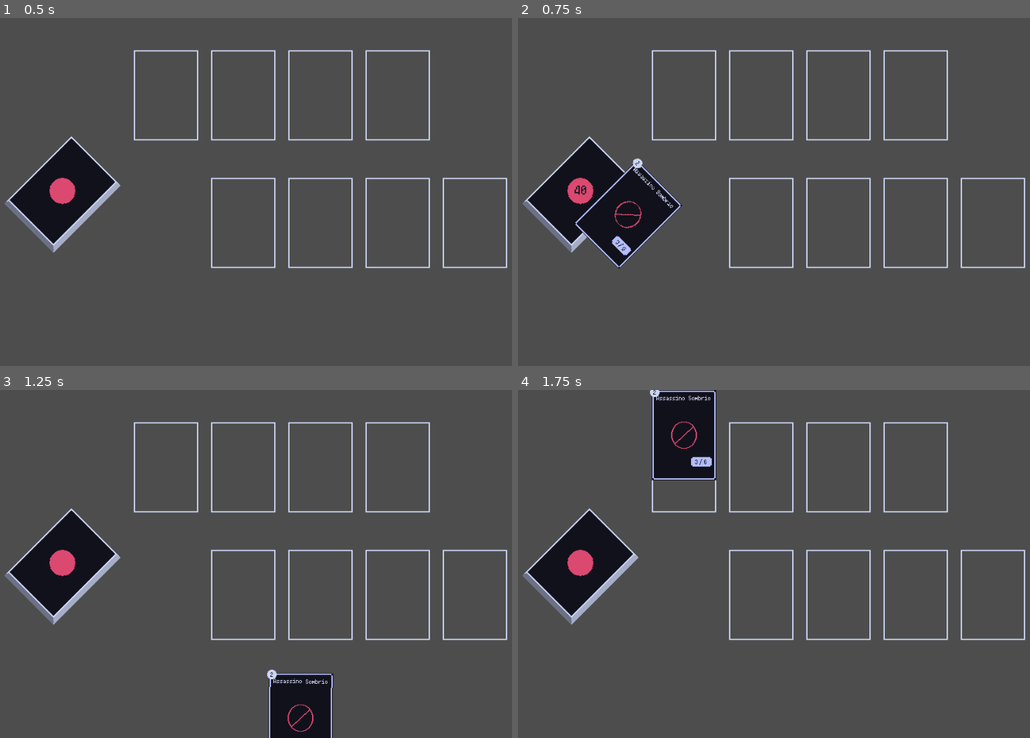
Above: before the commit, frames 1-4 (two rows, left to right).
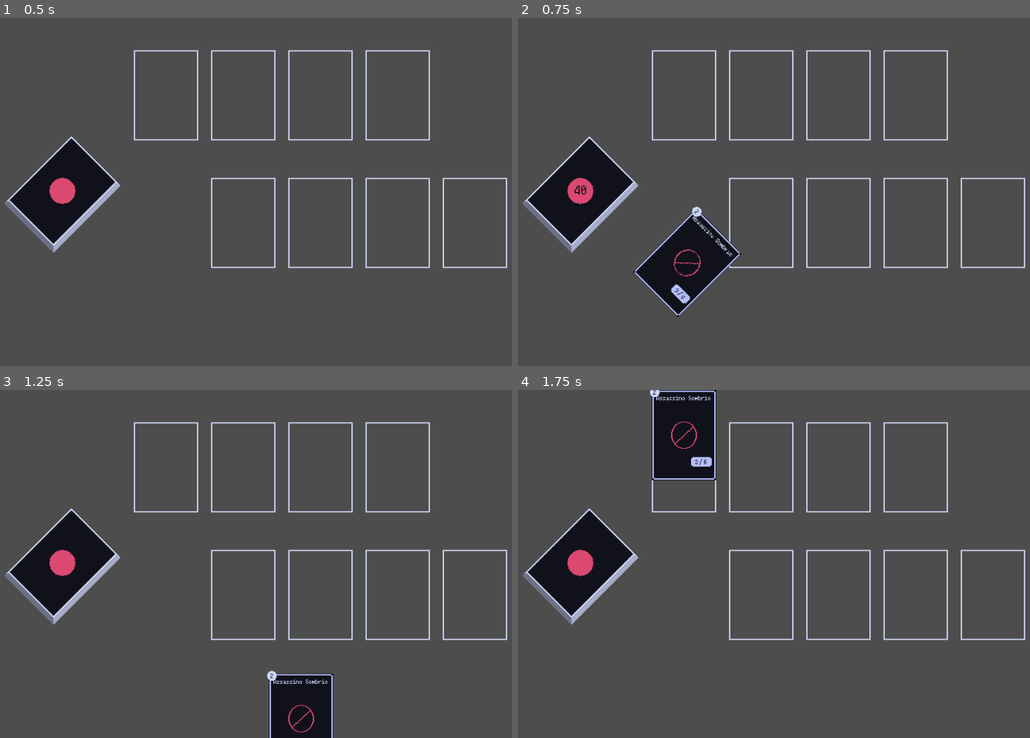
Above: after the commit, the same moments.

Repository: Ilwel/tcg-godot
Game: Godot game, scene res://scenes/DuelGameScreen.tscn
Same seed, same stepped clock (60 frames per second), same inputs: the game is played once before the commit and once after it.
Inputs (mouse positions are in pixels of both pictures, inside the frame that each line leads up to):
- Up to frame 1 (0.5 s): no input
- Up to frame 2 (0.75 s): tap Enter at 0.5 s; drag from (579, 195) to (681, 94) at 0.52 s
- Up to frame 3 (1.25 s): no input
- Up to frame 4 (1.75 s): drag from (820, 717) to (681, 466) at 1.27 s

Frame 1 is identical in both runs. In frame 2, 6.0% of the frame differs, in the area x 11-44%, y 40-86%; in frame 3, 0.4%; in frame 4, nothing differs.

Commit message:
fix: hitbox problems fix

Diff:
--- a/scenes/Card.tscn
+++ b/scenes/Card.tscn
@@ -92,6 +92,7 @@
 
 [node name="CardCollision" type="CollisionShape2D" parent="CardArea"]
 shape = SubResource("RectangleShape2D_qf083")
+debug_color = Color(0.67087185, 0.5020447, 0.24203756, 0.41960785)
 
 [connection signal="mouse_entered" from="CardArea" to="." method="_on_card_area_mouse_entered"]
 [connection signal="mouse_exited" from="CardArea" to="." method="_on_card_area_mouse_exited"]
--- a/scenes/CardSlot.tscn
+++ b/scenes/CardSlot.tscn
@@ -27,3 +27,4 @@
 [node name="CollisionShape2D" type="CollisionShape2D" parent="Area2D"]
 position = Vector2(50, 70)
 shape = SubResource("RectangleShape2D_us08b")
+debug_color = Color(0.8537045, 0, 0.12190508, 0.41960785)
--- a/scenes/PlayerDeck.tscn
+++ b/scenes/PlayerDeck.tscn
@@ -39,6 +39,7 @@
 
 [node name="CollisionShape2D" type="CollisionShape2D" parent="Area2D"]
 shape = SubResource("RectangleShape2D_w7a2g")
+debug_color = Color(0.7700952, 0.38491365, 0.590925, 0.41960785)
 
 [connection signal="mouse_entered" from="Area2D" to="." method="_on_area_2d_mouse_entered"]
 [connection signal="mouse_exited" from="Area2D" to="." method="_on_area_2d_mouse_exited"]
--- a/scripts/CardManager.gd
+++ b/scripts/CardManager.gd
@@ -79,10 +79,11 @@
 	if is_instance_of(player_hand_reference, HandFlat):
 		if card_slot_found and !card_slot_found.card_in_slot:
 			player_hand_reference.remove_card(card)
+			card.get_node("CardArea/CardCollision").disabled = true
 			card_slot_found.add_child(card)
+			card_slot_found.move_child(card, 0)
 			card.z_index = -1
 			card.position = Vector2(50, 70)
-			card.get_node("CardArea/CardCollision").disabled = true
 			card_slot_found.card_in_slot = true
 			is_hovering_on_card = false
 	is_highlighting_a_card = false
@@ -96,12 +97,14 @@
 		get_window().mouse_entered.connect(on_hover_on_window)
 
 func on_hovered_over_card(card):
+	print("hover: ", card, is_hovering_on_card)
 	if !is_hovering_on_card:
 		is_hovering_on_card = true
 		highlight_card(card, true)
 		last_hovered_card = card
 
 func on_hovered_off_card(card):
+	print("leave: ", card)
 	if card == last_hovered_card:
 		var new_card_hovered = raycast_check_for_card()
 		if card != new_card_hovered:
--- a/scripts/Globals.gd
+++ b/scripts/Globals.gd
@@ -7,7 +7,7 @@
 
 func create_smooth_tween() ->Tween:
 	var tween = get_tree().create_tween()
-	tween.set_trans(Tween.TRANS_SINE)
+	tween.set_trans(Tween.TRANS_BACK)
 	tween.set_ease(Tween.EASE_OUT)
 	return tween
 
--- a/scripts/HandFlat.gd
+++ b/scripts/HandFlat.gd
@@ -14,6 +14,7 @@
 
 func add_card(card: Card, source: Node2D):
 	hand.push_back(card)
+	card.get_node("CardArea/CardCollision").disabled = true
 	card_manager.add_child(card)
 	card.global_position = source.global_position
 	card.rotation = source.rotation
@@ -26,7 +27,7 @@
 		reposition_cards_flat()
 	return card
 
-func update_card_transform_flat(card: Card, target_pos: Vector2, is_highlighting: bool) -> void:
+func update_card_transform_flat(card: Card, target_pos: Vector2, is_highlighting: bool) -> Tween:
 	target_pos = Vector2(round(target_pos.x), round(target_pos.y))
 	var tween := Globals.create_smooth_tween()
 
@@ -37,6 +38,10 @@
 	tween.tween_property(card.face, "position", face_target, 0.15)
 	tween.tween_property(card, "global_position", target_pos, 0.15)
 	tween.tween_property(card, "rotation", 0.0, 0.15)
+	return tween
+
+func after_add_card(card: Card):
+	card.get_node("CardArea/CardCollision").disabled = false
 
 func reposition_cards_flat() -> void:
 	var count := hand.size()
@@ -51,7 +56,8 @@
 	for i in range(count):
 		var card = hand[i]
 		var target_pos := Vector2(start_x + i * CARD_SPACING, ROW_Y)
-		update_card_transform_flat(card, target_pos, false)
+		var tween = update_card_transform_flat(card, target_pos, false)
+		tween.finished.connect(after_add_card.bind(card))
 
 func reposition_cards_flat_with_highlight(highlight: Card) -> void:
 	var count := hand.size()
